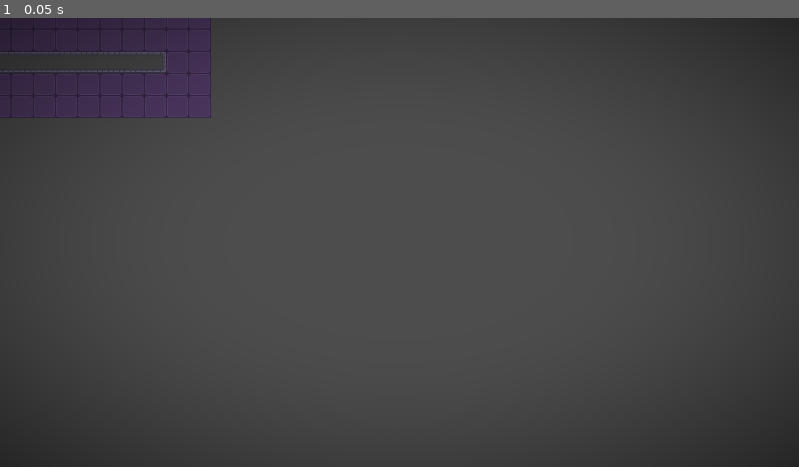
Above: before the commit, frame 1.
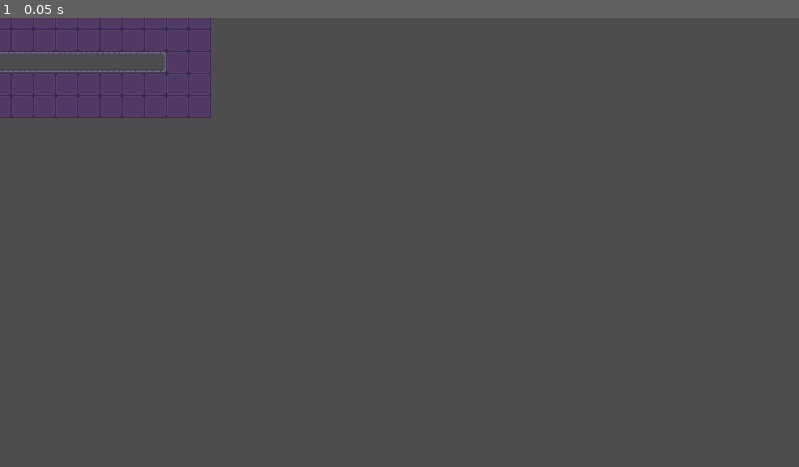
Above: after the commit, the same moment.

Repository: Kerbx/drum-knights
Game: Godot game, scene res://Scenes/Levels/level2.tscn
Same seed, same stepped clock (60 frames per second), same inputs: the game is played once before the commit and once after it. This scene is started directly instead of the project's main scene.
Inputs:
- Up to frame 1 (0.05 s): no input

The runs differ from the first frame. In frame 1, 9.3% of the frame differs, in the area x 0-100%, y 0-100%.

Commit message:
Доделать нормальный спавн игрока

Diff:
--- a/Scenes/Levels/level1.tscn
+++ b/Scenes/Levels/level1.tscn
@@ -1,10 +1,9 @@
-[gd_scene load_steps=7 format=3 uid="uid://djbq5q7cgy810"]
+[gd_scene load_steps=6 format=3 uid="uid://djbq5q7cgy810"]
 
 [ext_resource type="TileSet" uid="uid://b4drtw727mihr" path="res://Resources/tileset.tres" id="1_mochr"]
 [ext_resource type="PackedScene" uid="uid://dd1lx40qsrv83" path="res://Scenes/player.tscn" id="2_08j3x"]
 [ext_resource type="PackedScene" uid="uid://bkkf3pd7y1flu" path="res://Scenes/leaveLevelTrigger.tscn" id="3_eoevf"]
 [ext_resource type="PackedScene" uid="uid://bo6p3upmloebh" path="res://Scenes/spawnPoint.tscn" id="4_oujrn"]
-[ext_resource type="PackedScene" uid="uid://cl8mbfgdtw3ao" path="res://Scenes/vignetteLayer.tscn" id="5_efa0l"]
 
 [sub_resource type="GDScript" id="GDScript_wv42q"]
 script/source = "extends Node2D
@@ -40,11 +39,8 @@
 position = Vector2(-1, 0)
 
 [node name="leaveLevelTrigger" parent="." instance=ExtResource("3_eoevf")]
-position = Vector2(0, -816)
+position = Vector2(-33, -204)
 
-[node name="Node2D" parent="." instance=ExtResource("4_oujrn")]
-position = Vector2(-78, -94)
-
-[node name="CanvasLayer" parent="." instance=ExtResource("5_efa0l")]
+[node name="spawnPoint" parent="." instance=ExtResource("4_oujrn")]
 
 [connection signal="body_entered" from="leaveLevelTrigger" to="Player" method="_on_leave_level_trigger_body_entered"]
--- a/Scenes/Levels/level2.tscn
+++ b/Scenes/Levels/level2.tscn
@@ -1,10 +1,11 @@
 [gd_scene load_steps=4 format=3 uid="uid://bdyfmafc6ub7x"]
 
+[ext_resource type="Script" path="res://Scripts/level.gd" id="1_ekfhv"]
 [ext_resource type="TileSet" uid="uid://b4drtw727mihr" path="res://Resources/tileset.tres" id="1_x2p5b"]
 [ext_resource type="PackedScene" uid="uid://bo6p3upmloebh" path="res://Scenes/spawnPoint.tscn" id="2_8mnxc"]
-[ext_resource type="PackedScene" uid="uid://cl8mbfgdtw3ao" path="res://Scenes/vignetteLayer.tscn" id="3_81ix6"]
 
 [node name="level2" type="Node2D"]
+script = ExtResource("1_ekfhv")
 
 [node name="TileMap" type="TileMap" parent="."]
 tile_set = ExtResource("1_x2p5b")
@@ -12,5 +13,3 @@
 layer_0/tile_data = PackedInt32Array(-1, 131074, 6, 65535, 131074, 7, -65536, 196610, 6, 0, 196610, 7, -65535, 131074,  …(13068 unchanged characters)…
 
 [node name="spawnPoint" parent="." instance=ExtResource("2_8mnxc")]
-
-[node name="CanvasLayer" parent="." instance=ExtResource("3_81ix6")]
--- a/Scenes/player.tscn
+++ b/Scenes/player.tscn
@@ -1,13 +1,14 @@
-[gd_scene load_steps=4 format=3 uid="uid://dd1lx40qsrv83"]
+[gd_scene load_steps=5 format=3 uid="uid://dd1lx40qsrv83"]
 
 [ext_resource type="Texture2D" uid="uid://bvw7bp14ytntr" path="res://Resources/goida.png" id="1_f76k5"]
-[ext_resource type="Script" path="res://Scripts/Player.gd" id="1_u764k"]
+[ext_resource type="Script" path="res://Scripts/player.gd" id="1_uhs5r"]
+[ext_resource type="PackedScene" uid="uid://cl8mbfgdtw3ao" path="res://Scenes/vignetteLayer.tscn" id="3_q08w2"]
 
 [sub_resource type="CircleShape2D" id="CircleShape2D_ukhw7"]
 radius = 6.0
 
 [node name="Player" type="CharacterBody2D"]
-script = ExtResource("1_u764k")
+script = ExtResource("1_uhs5r")
 
 [node name="Sprite2D" type="Sprite2D" parent="."]
 position = Vector2(0, 7.10543e-15)
@@ -19,3 +20,5 @@
 
 [node name="Camera2D" type="Camera2D" parent="."]
 zoom = Vector2(5, 5)
+
+[node name="CanvasLayer" parent="." instance=ExtResource("3_q08w2")]
--- a/Scenes/spawnPoint.tscn
+++ b/Scenes/spawnPoint.tscn
@@ -1,3 +1,3 @@
 [gd_scene format=3 uid="uid://bo6p3upmloebh"]
 
-[node name="Node2D" type="Node2D"]
+[node name="spawnPoint" type="Node2D"]
--- a/Scenes/vignetteLayer.tscn
+++ b/Scenes/vignetteLayer.tscn
@@ -6,7 +6,7 @@
 shader = ExtResource("1_3r7pd")
 shader_parameter/color = null
 shader_parameter/multiplier = 0.2
-shader_parameter/softness = 1.2
+shader_parameter/softness = 0.6
 
 [node name="CanvasLayer" type="CanvasLayer"]
 
@@ -16,6 +16,8 @@
 anchors_preset = 15
 anchor_right = 1.0
 anchor_bottom = 1.0
+offset_left = 1.0
+offset_right = 1.0
 grow_horizontal = 2
 grow_vertical = 2
 metadata/_edit_use_anchors_ = true
--- /dev/null
+++ b/Scripts/global.gd
@@ -0,0 +1,21 @@
+extends Node
+
+var levelScene = preload("res://Scenes/Levels/level1.tscn")
+var playerScene = preload("res://Scenes/player.tscn")
+
+
+func _ready():
+	pass
+
+
+func _process(delta):
+	pass
+
+
+func spawnPlayer():
+	var level = levelScene.instantiate()
+	var player = playerScene.instantiate()
+	for child in level.get_children():
+		if child.name == "spawnPoint":
+			child.add_child(player)
+			break
--- /dev/null
+++ b/Scripts/level.gd
@@ -0,0 +1,18 @@
+extends Node
+
+var playerScene = preload("res://Scenes/player.tscn")
+
+
+
+func _enter_tree():
+	var player = playerScene.instantiate()
+	for child in get_parent().get_children():
+		if child.name == "spawnPoint":
+			child.add_child(player)
+			print(child.name)
+			break
+
+
+
+func _process(delta):
+	pass
--- a/project.godot
+++ b/project.godot
@@ -14,6 +14,10 @@
 run/main_scene="res://Scenes/Levels/level1.tscn"
 config/features=PackedStringArray("4.0", "Mobile")
 config/icon="res://Resources/icon.svg"
+
+[autoload]
+
+Global="*res://Scripts/global.gd"
 
 [input]
 
